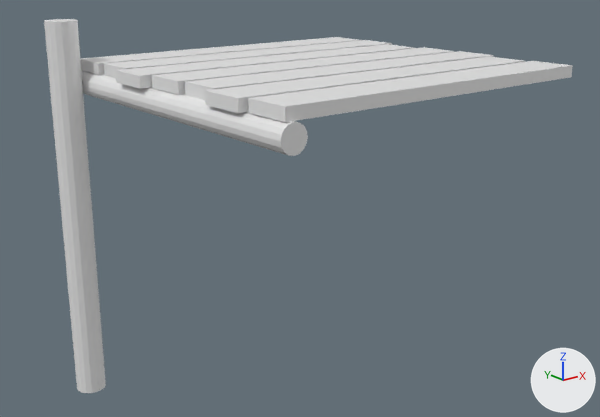
What one commit did to the FBX model Cozy Town/Assets/FBX/FloorTiles/Steg/Corner_left.1.fbx.
The view is the same before and after, from a camera (50 mm lens) standing at (-2.85, -3.51, 2.57) and looking at (-0.03, 0.01, 1.16). The lights are fixed; the arrows at lower right show +X, +Y and +Z. Where no turn or scale is listed for an object, it has been applied to the vertices.

In view in the first picture: 'Corner_left.1'.
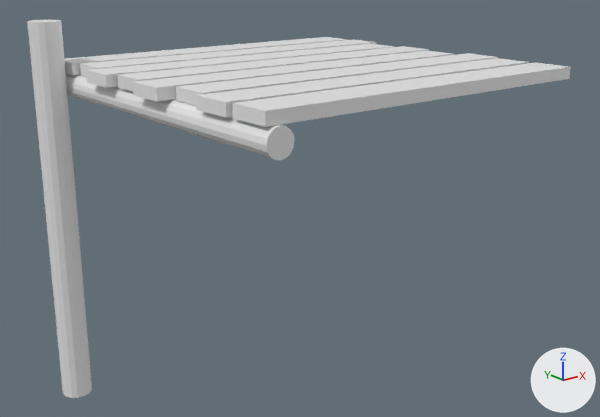
What differs and where, as boxes [x1, y1, x2, y2] in the pictures (600 x 417 px; the box of a moved part takes in the faces that stretch with it):
'Corner_left.1', reshaped
    before: [44, 19, 573, 393]
    after: [27, 20, 571, 398]
part 1 of me_cylinder_042, moved or reshaped
    before: [44, 19, 106, 393]
    after: [27, 20, 92, 398]
part 2 of me_cylinder_042, moved or reshaped
    before: [81, 70, 308, 156]
    after: [66, 73, 295, 160]
part 3 of me_cylinder_042, added
    after: [65, 37, 347, 75]
part 4 of me_cylinder_042, added
    after: [80, 39, 376, 76]
part 5 of me_cylinder_042, added
    after: [86, 43, 394, 88]
part 6 of me_cylinder_042, added
    after: [117, 46, 429, 91]
part 7 of me_cylinder_042, added
    after: [176, 53, 498, 105]
part 8 of me_cylinder_042, added
    after: [196, 58, 529, 118]
part 9 of me_cylinder_042, added
    after: [233, 62, 571, 127]
part 10 of me_cylinder_042, added
    after: [133, 51, 455, 101]
part 11 of me_cylinder_042, deleted
    before: [81, 37, 573, 122]

The change, as a diff of the scene's bpy script:
```diff
--- a/Cozy Town/Assets/FBX/FloorTiles/Steg/Corner_left.1.fbx.py
+++ b/Cozy Town/Assets/FBX/FloorTiles/Steg/Corner_left.1.fbx.py
@@ me_cylinder_042 @@
 # used by ob_corner_left_1; location = (0.0, 0.0, 0.0)
-me_cylinder_042.from_pydata(...)  # 216 vertices, 174 faces; spans x -1.08..1.08, y -0.97..0.97, z 0.0..2.2
+me_cylinder_042.from_pydata(...)  # 224 vertices, 180 faces; spans x -1.17..1.02, y -1.0..1.0, z 0.0..2.21
+# me_cylinder_042 part 1: the loose piece of 80 vertices spanning x -1.08..-0.91, y 0.77..0.94, z 0.0..2.2 is moved by (-0.09, 0.0, 0.0)
+# me_cylinder_042 part 2: the loose piece of 80 vertices spanning x -0.91..-0.77, y -0.97..0.97, z 1.78..1.92 is scaled about its middle by (1, 1.02, 1), then moved by (-0.09, 0.0, 0.0)
+# me_cylinder_042 part 3: a new loose piece, a box spanning x -0.99..0.99, y 0.77..0.99, z 1.92..1.982
+# me_cylinder_042 part 4: a new loose piece, a box spanning x -0.956..1.024, y 0.52..0.74, z 1.92..1.982
+# me_cylinder_042 part 5: a new loose piece, a box spanning x -1.039..0.941, y 0.27..0.49, z 1.92..1.982
+# me_cylinder_042 part 6: a new loose piece, a box spanning x -0.99..0.99, y 0.02..0.24, z 1.92..1.982
+# me_cylinder_042 part 7: a new loose piece, a box spanning x -0.956..1.024, y -0.48..-0.26, z 1.92..1.982
+# me_cylinder_042 part 8: a new loose piece, a box spanning x -1.005..0.975, y -0.73..-0.51, z 1.92..1.982
+# me_cylinder_042 part 9: a new loose piece, a box spanning x -0.99..0.99, y -0.98..-0.76, z 1.92..1.982
+# me_cylinder_042 part 10: a new loose piece, a box spanning x -1.039..0.941, y -0.23..-0.01, z 1.92..1.982
+# me_cylinder_042 part 11: 7 loose pieces with 56 vertices, spanning x -0.92..1.08, y -0.95..0.95, z 1.92..1.98, are deleted
```
